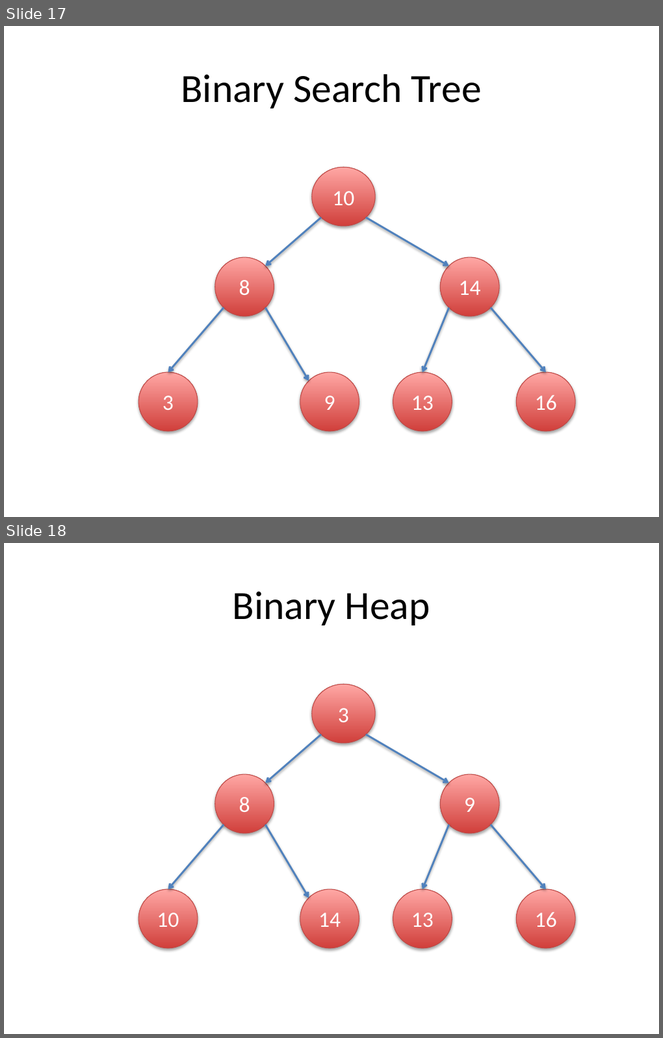
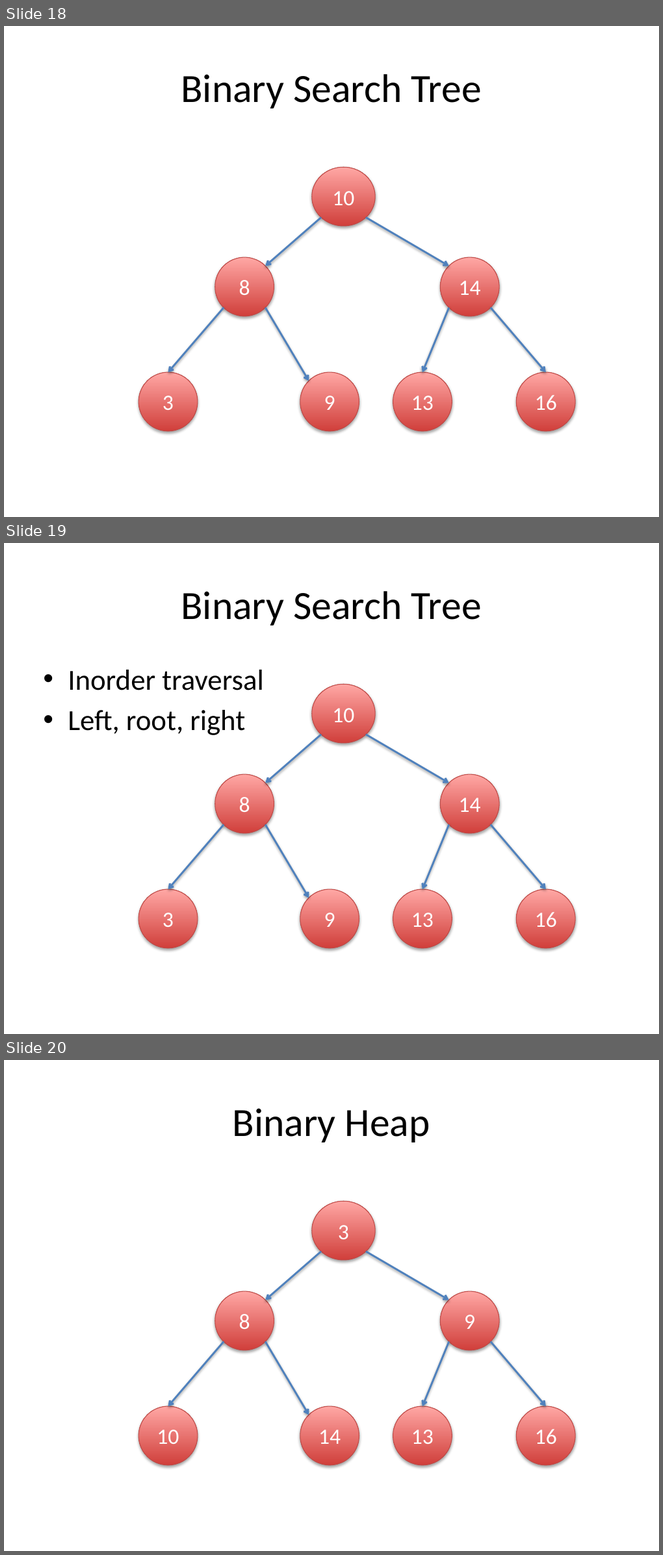
Before and after one commit to rajeshcs/jstalk, a slide deck: JavascriptDS.pptx. Shown one above the other, each under a label of ours: slides 17 and 18 before the commit, slides 18, 19 and 20 after it. The pictures are 663x1038 and 663x1555 pixels, drawn with LibreOffice and Linux fonts; fonts in the diff are those of the drawing. Boxes give left, top, right and bottom in pixels: in the first picture for what was removed or moved away, otherwise in the second. Text is boxed around its words. In the diff, an @@ line names an element or a change of style, - is before the commit and + after.

```diff
--- a/JavascriptDS.pptx
+++ b/JavascriptDS.pptx
@@ slide 19 added at <box>4,543,659,1034</box>, background #FFFFFF @@
@@ title added at <box>181,591,482,626</box>, 44 pt, text #000000 @@
+Binary Search Tree
@@ text added at <box>68,670,264,735</box>, 32 pt, text #000000 @@
+• Inorder traversal
+• Left, root, right
@@ ellipse added at <box>312,685,376,743</box>, fill gradient #D1403C to #FFA6A5, outline #BF4C48 0.75 pt, 24 pt, text #FFFFFF @@
+10
@@ arrow added from (321, 734) to (265, 783), #4F81BD 2 pt @@
@@ arrow added from (366, 734) to (449, 783), #4F81BD 2 pt @@
@@ ellipse added at <box>215,774,274,834</box>, fill gradient #D1403C to #FFA6A5, outline #BF4C48 0.75 pt, 24 pt, text #FFFFFF @@
+8
@@ ellipse added at <box>440,774,499,834</box>, fill gradient #D1403C to #FFA6A5, outline #BF4C48 0.75 pt, 24 pt, text #FFFFFF @@
+14
@@ arrow added from (224, 824) to (168, 889), #4F81BD 2 pt @@
@@ arrow added from (265, 824) to (309, 898), #4F81BD 2 pt @@
@@ arrow added from (449, 824) to (423, 889), #4F81BD 2 pt @@
@@ arrow added from (491, 824) to (546, 889), #4F81BD 2 pt @@
@@ ellipse added at <box>139,889,198,949</box>, fill gradient #D1403C to #FFA6A5, outline #BF4C48 0.75 pt, 24 pt, text #FFFFFF @@
+3
@@ ellipse added at <box>300,889,359,949</box>, fill gradient #D1403C to #FFA6A5, outline #BF4C48 0.75 pt, 24 pt, text #FFFFFF @@
+9
@@ ellipse added at <box>393,889,452,949</box>, fill gradient #D1403C to #FFA6A5, outline #BF4C48 0.75 pt, 24 pt, text #FFFFFF @@
+13
@@ ellipse added at <box>516,889,575,949</box>, fill gradient #D1403C to #FFA6A5, outline #BF4C48 0.75 pt, 24 pt, text #FFFFFF @@
+16
@@ what was slide 17 is now slide 18 @@
@@ what was slide 18 is now slide 20 @@
```
Also in this commit, not shown: 6 slides changed, 4 other slides added, 2 other files.
